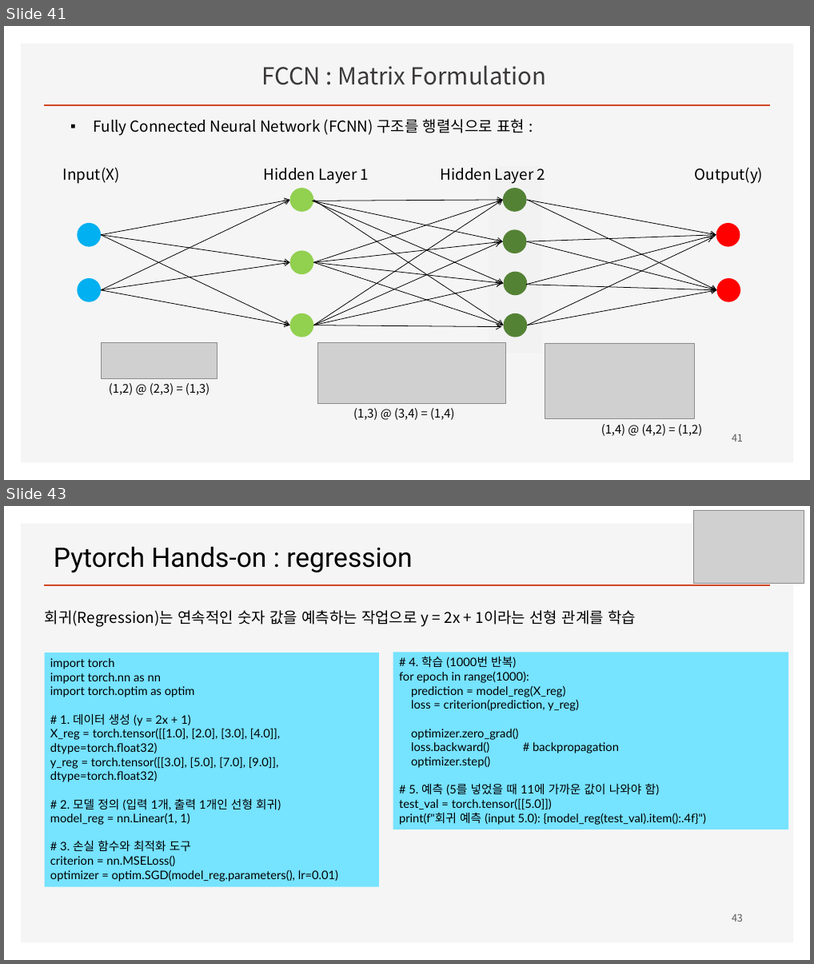
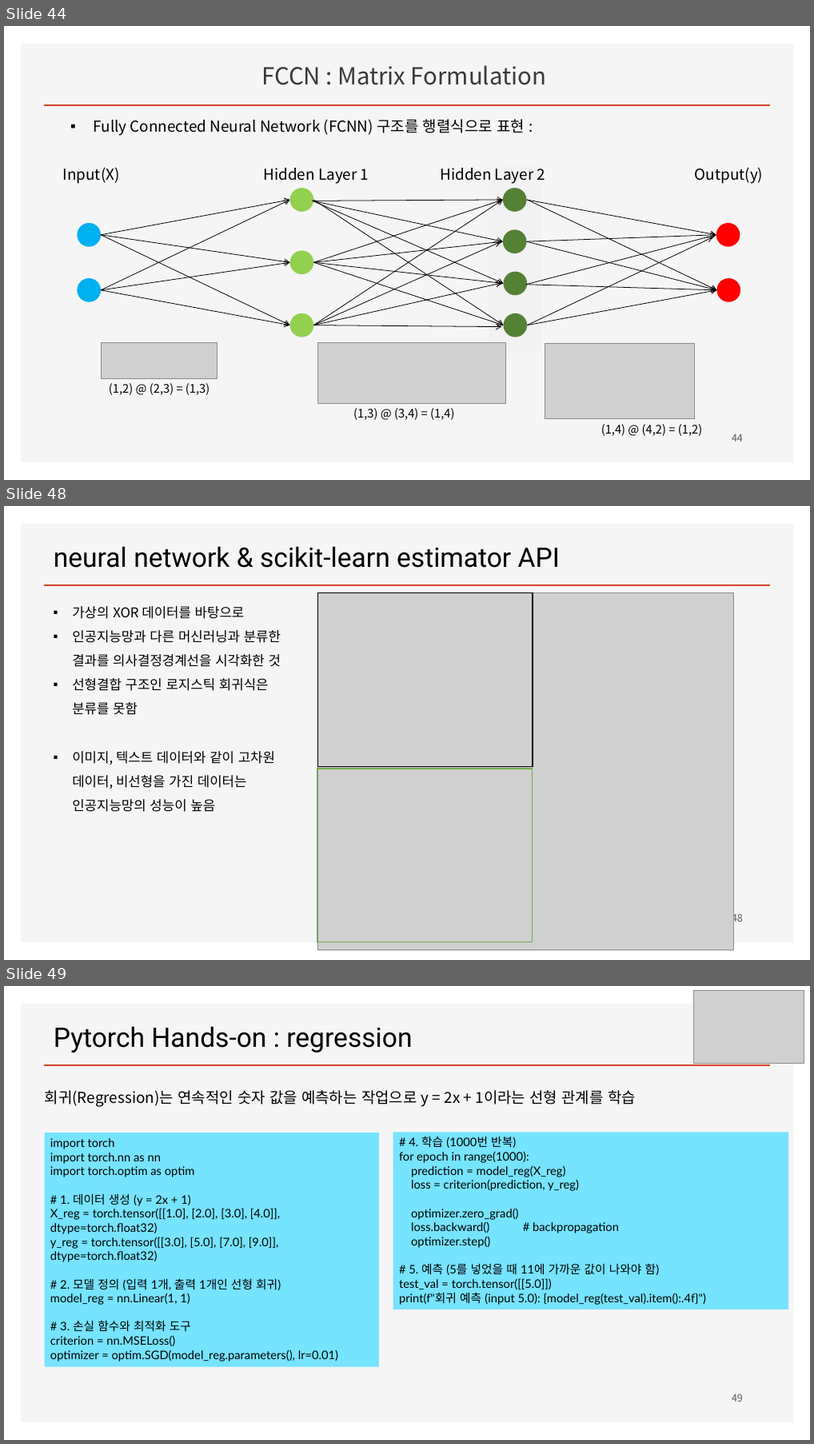
Before and after one commit to ancestor9/mathematics-for-machine-learning, a slide deck: Linear_Algebra/w4_Perceptron_Regression.pptx. Shown one above the other, each under a label of ours: slides 41 and 43 before the commit, slides 44, 48 and 49 after it; the slides between them are not shown. The pictures are 814x964 and 814x1444 pixels, drawn with LibreOffice and Linux fonts; fonts in the diff are those of the drawing; grey boxes stand for pictures; background and template pictures are left out. Boxes give left, top, right and bottom in pixels: in the first picture for what was removed or moved away, otherwise in the second. Text is boxed around its words. In the diff, an @@ line names an element or a change of style, - is before the commit and + after.

```diff
--- a/Linear_Algebra/w4_Perceptron_Regression.pptx
+++ b/Linear_Algebra/w4_Perceptron_Regression.pptx
@@ slide 48 added at (x1=4, y1=506, x2=810, y2=960), background #FFFFFF; not listed: 2 template elements that a slide beside it also shows @@
@@ text added at (x1=54, y1=546, x2=560, y2=568), 32 pt, text #000000 @@
+neural network & scikit-learn estimator API
@@ picture added at (x1=318, y1=593, x2=734, y2=949) @@
@@ rectangle added at (x1=318, y1=593, x2=534, y2=767), outline #000000 1.5 pt @@
@@ text added at (x1=72, y1=606, x2=281, y2=812), 16 pt, text #000000 @@
+▪ 가상의 XOR 데이터를 바탕으로
+▪ 인공지능망과 다른 머신러닝과 분류한 결과를 의사결정경계선을 시각화한 것
+▪ 선형결합 구조인 로지스틱 회귀식은 분류를 못함
+▪ 이미지, 텍스트 데이터와 같이 고차원 데이터, 비선형을 가진 데이터는 인공지능망의 성능이 높음
@@ rectangle added at (x1=318, y1=768, x2=533, y2=942), outline #70AD47 1.5 pt @@
@@ page number added at (x1=732, y1=911, x2=743, y2=924), 12 pt, text #595959 @@
+48
@@ what was slide 41 is now slide 44 @@
@@ page number at (x1=732, y1=434, x2=743, y2=441): text changed @@
-41
+44
@@ what was slide 43 is now slide 49 @@
@@ page number at (x1=732, y1=1393, x2=743, y2=1401): text changed @@
-43
+49
```
Also in this commit, not shown: 8 slides changed, 6 other slides added.
